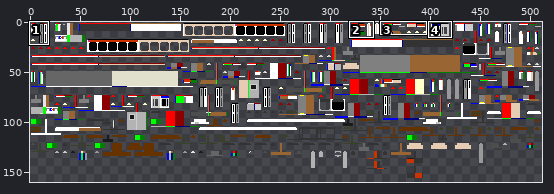
Two states of a sprite sheet, src/main/resources/assets/tramsim/textures/trams/kawasaki_white.png. Above, an overview of the earlier version with the close-up marked.
Close-up. Before:
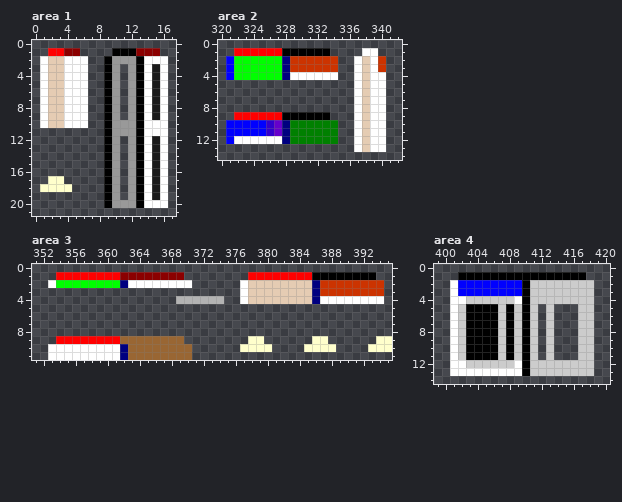
The file is 512x256 pixels. Shown: area 1: x 0..17, y 0..21; area 2: x 320..342, y 0..14; area 3: x 351..395, y 0..11; area 4: x 399..420, y 0..14. The wide view leaves out empty margins. The commit also changed other parts of the picture, which this record leaves out.
After the commit:
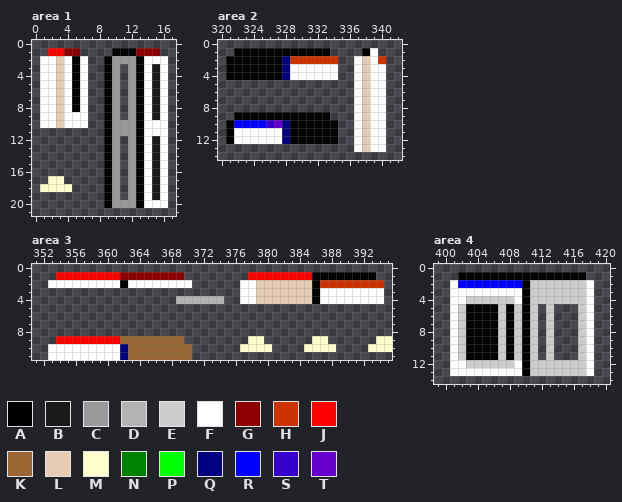
Palette (. is transparent): A #000000  B #1a1a1a  C #999999  D #b3b3b3  E #cccccc  F #ffffff  G #8b0000  H #cc3300  J #ff0000  K #996633  L #e5ccb3  M #ffffcc  N #008000  P #00ff00  Q #000080  R #0000ff  S #3300cc  T #6600cc
Edits made:
Area 1:
y 2..8: x 2 L -> F; x 5 F -> A
y 9..10: x 2 L -> F
Area 2:
y 1: x 322..327 JJJJJJ -> AAAAAA; x 338 F -> A
y 2: x 321..327 RPPPPPP -> AAAAAAA
y 3: x 321..327 RPPPPPP -> AAAAAAA; x 329..334 HHHHHH -> FFFFFF; x 340 H -> F
y 4: x 321..327 RPPPPPP -> AAAAAAA
y 9: x 322..327 JJJJJJ -> AAAAAA
y 10: x 321 R -> A; x 329..334 NNNNNN -> AAAAAA
y 11: x 321..327 RRRRRST -> AFFFFFF; x 329..334 NNNNNN -> AAAAAA
y 12: x 321 R -> A; x 329..334 NNNNNN -> AAAAAA
Area 3:
y 2: x 354..362 PPPPPPPPQ -> FFFFFFFFA; x 378 L -> F; x 386 Q -> A
y 3: x 378 L -> F; x 386..394 QHHHHHHHH -> AFFFFFFFF
y 4: x 378 L -> F; x 386 Q -> A
Area 4:
y 2: x 418 E -> F
y 3: x 402..409 RRRRRRRR -> FFFFFFFF; x 418 E -> F
y 4..13: x 418 E -> F
